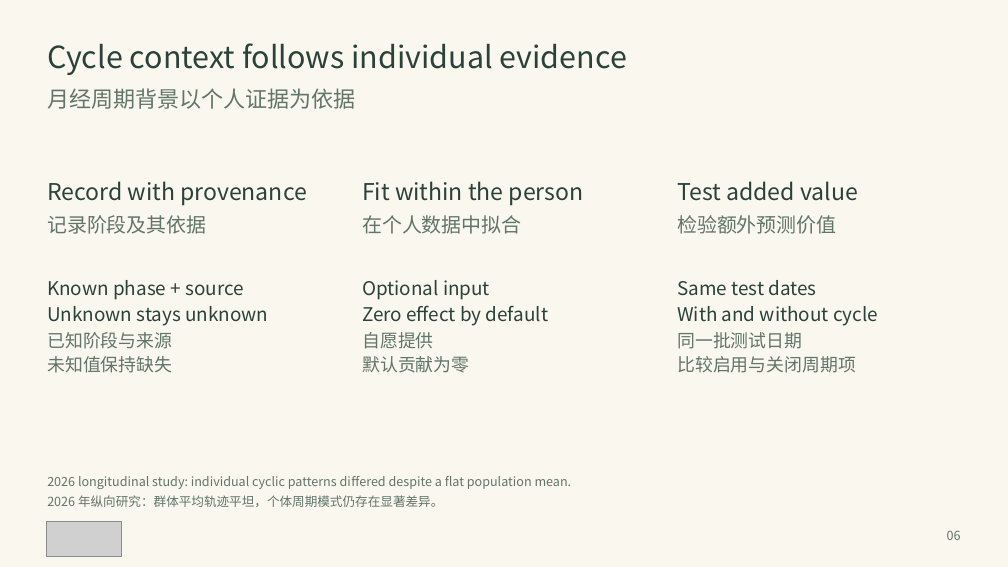
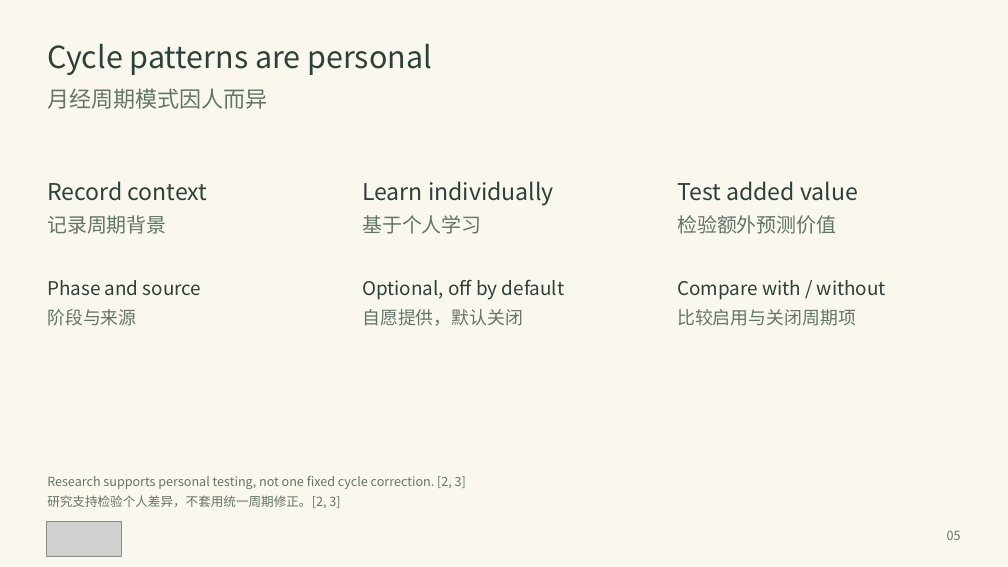
Before and after one commit to DiamondCao1996/mond-phone-preview, a slide deck: slide 5 of docs/demo/MOND_Adaptive_System_EN_ZH.pptx (slide 6 before the commit). Drawn at 1008x567 pixels with LibreOffice and Linux fonts; fonts in the diff are those of the drawing; grey boxes stand for pictures. Boxes give left, top, right and bottom in pixels: in the first picture for what was removed or moved away, otherwise in the second. Text is boxed around its words. In the diff, an @@ line names an element or a change of style, - is before the commit and + after.

```diff
--- a/docs/demo/MOND_Adaptive_System_EN_ZH.pptx
+++ b/docs/demo/MOND_Adaptive_System_EN_ZH.pptx
@@ text at (47,43,432,75): text changed @@
-Cycle context follows individual evidence
+Cycle patterns are personal
@@ text at (47,88,268,109): text changed @@
-月经周期背景以个人证据为依据
+月经周期模式因人而异
@@ text at (47,181,208,201): text changed @@
-Record with provenance
+Record context
@@ text at (362,181,554,206): text changed @@
-Fit within the person
+Learn individually
@@ text at (47,215,166,234): text changed @@
-记录阶段及其依据
+记录周期背景
@@ text at (362,215,481,234): text changed @@
-在个人数据中拟合
+基于个人学习
@@ text at (47,280,202,296): text changed @@
-Known phase + source
-Unknown stays unknown
+Phase and source
@@ text at (362,279,564,300): text changed @@
-Optional input
-Zero effect by default
+Optional, off by default
@@ text at (677,280,886,300): text changed @@
-Same test dates
-With and without cycle
+Compare with / without
@@ text at (47,309,136,326): text changed @@
-已知阶段与来源
-未知值保持缺失
+阶段与来源
@@ text at (362,309,523,326): text changed @@
-自愿提供
-默认贡献为零
+自愿提供，默认关闭
@@ text "比较启用与关闭周期项": place and size @@
-text "比较启用与关闭周期项" at (677,332,856,373)
+text "比较启用与关闭周期项" at (677,309,856,326)
@@ text at (677,332,802,349): paragraph removed @@
-同一批测试日期
@@ text at (47,476,466,489): text changed @@
-2026 longitudinal study: individual cyclic patterns differed despite a flat population mean.
+Research supports personal testing, not one fixed cycle correction. [2, 3]
@@ text at (47,495,340,508): text changed @@
-2026 年纵向研究：群体平均轨迹平坦，个体周期模式仍存在显著差异。
+研究支持检验个人差异，不套用统一周期修正。[2, 3]
```
Also in this commit, not shown: 5 other slides changed, 1 slide added, 5 slides removed, 2 other files.
